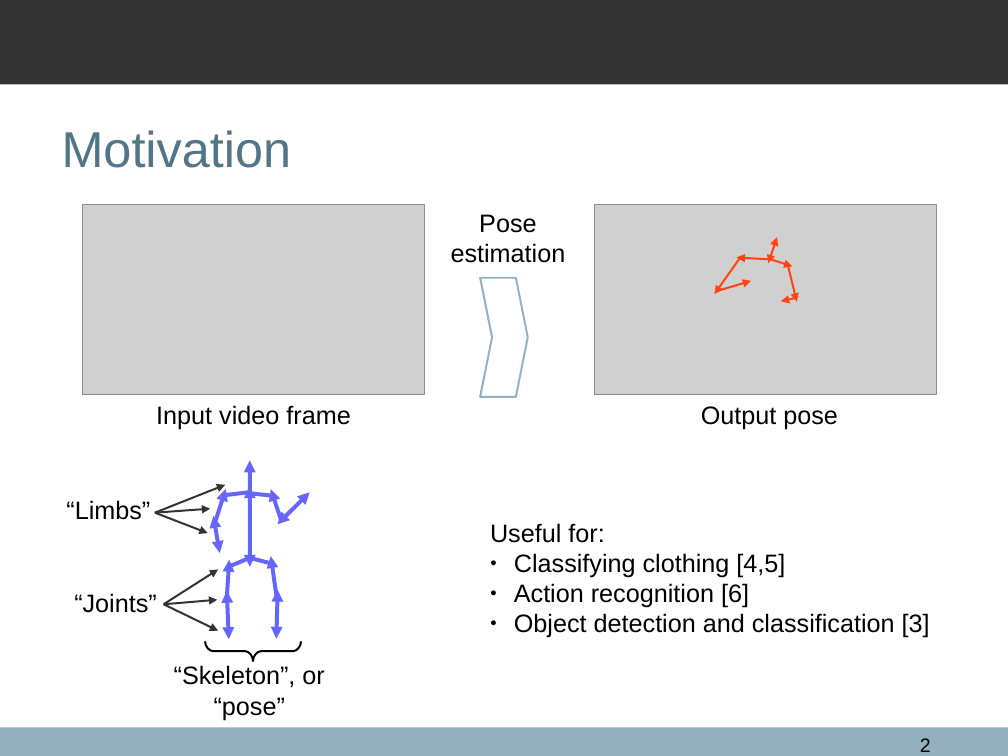
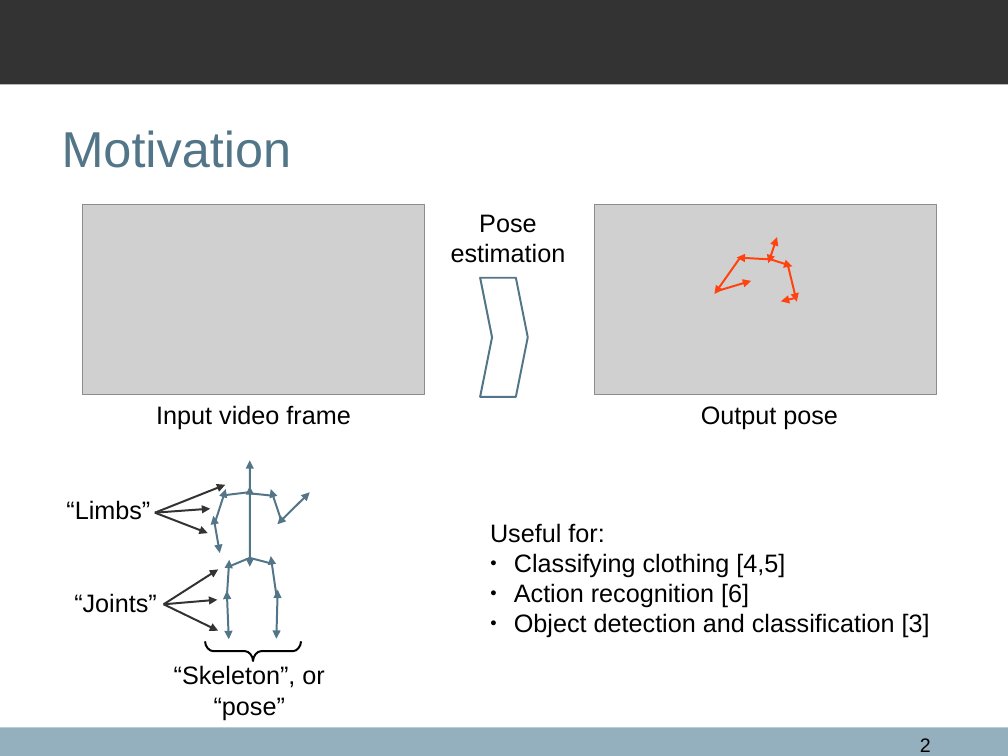
Before and after one commit to qxcv/comp2560, a slide deck: slide 2 of presentation/presentation.odp. Drawn at 1008x756 pixels with LibreOffice and Linux fonts; fonts in the diff are those of the drawing; grey boxes stand for pictures; background and template pictures are left out. Boxes give left, top, right and bottom in pixels: in the first picture for what was removed or moved away, otherwise in the second. Text is boxed around its words. In the diff, an @@ line names an element or a change of style, - is before the commit and + after.

```diff
--- a/presentation/presentation.odp
+++ b/presentation/presentation.odp
@@ freeform shape at [480,278,527,397]: outline #94B0BE 1.42 pt to #527688 1.42 pt @@
@@ arrow (250, 461) - (250, 493): stroke #6666FF 2.83 pt to #527688 1.42 pt @@
@@ arrow (226, 489) - (215, 524): stroke #6666FF 2.83 pt to #527688 1.42 pt @@
@@ line (250, 492) - (223, 495): stroke #6666FF 2.83 pt to #527688 1.42 pt @@
@@ line (250, 493) - (273, 496): stroke #6666FF 2.83 pt to #527688 1.42 pt @@
@@ double arrow (250, 486) - (250, 566): stroke #6666FF 2.83 pt to #527688 1.42 pt @@
@@ arrow (271, 489) - (281, 520): stroke #6666FF 2.83 pt to #527688 1.42 pt @@
@@ double arrow (277, 524) - (309, 492): stroke #6666FF 2.83 pt to #527688 1.42 pt @@
@@ double arrow (214, 516) - (220, 553): stroke #6666FF 2.83 pt to #527688 1.42 pt @@
@@ arrow (229, 559) - (227, 598): stroke #6666FF 2.83 pt to #527688 1.42 pt @@
@@ line (250, 557) - (228, 566): stroke #6666FF 2.83 pt to #527688 1.42 pt @@
@@ line (250, 557) - (272, 563): stroke #6666FF 2.83 pt to #527688 1.42 pt @@
@@ arrow (271, 556) - (277, 598): stroke #6666FF 2.83 pt to #527688 1.42 pt @@
@@ double arrow (227, 591) - (229, 639): stroke #6666FF 2.83 pt to #527688 1.42 pt @@
@@ double arrow (278, 590) - (276, 639): stroke #6666FF 2.83 pt to #527688 1.42 pt @@
```
Also in this commit, not shown: 1 other slide changed, 3 slides added, 2 slides removed, 2 other files.
